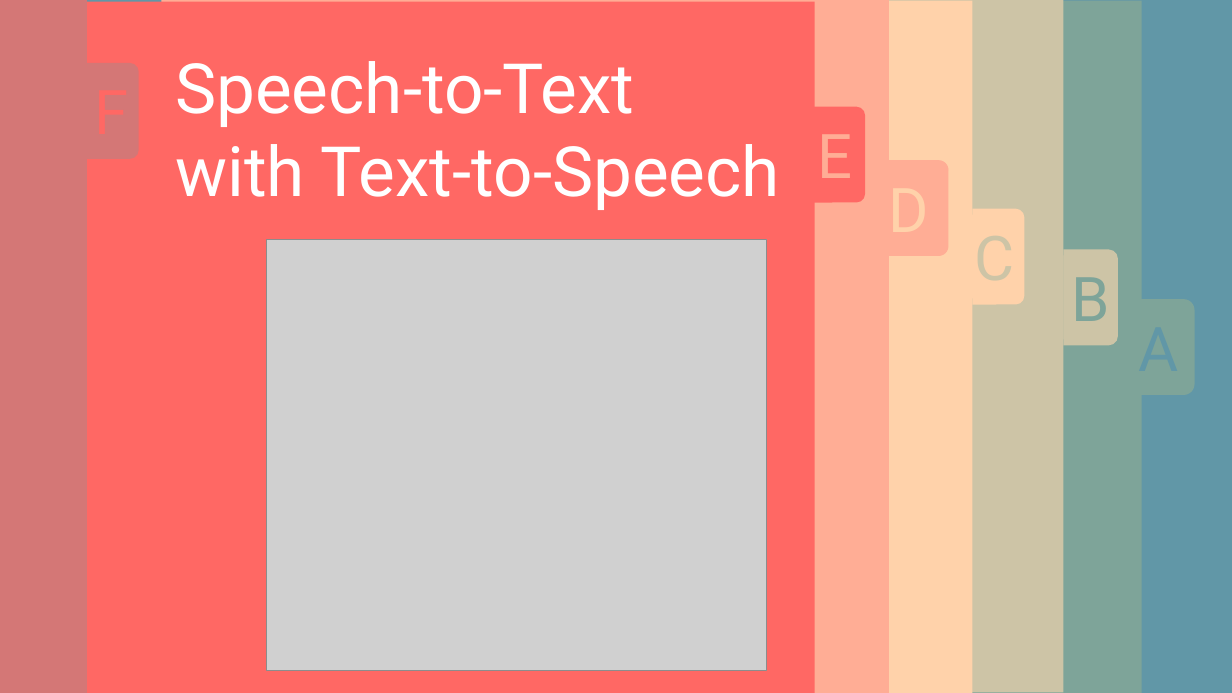
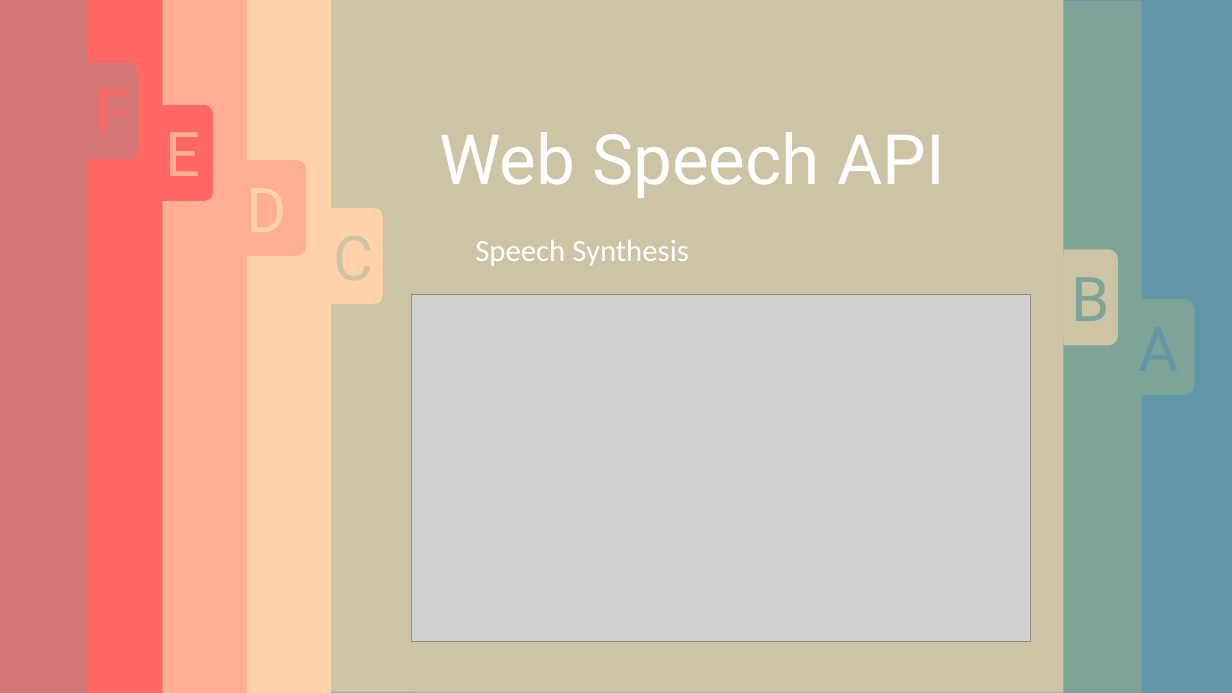
Before and after one commit to deden3791/L4Project, a slide deck: slide 10 of presentation/PresentationSlides.pptx (slide 21 before the commit). Drawn at 1232x693 pixels with LibreOffice and Linux fonts; fonts in the diff are those of the drawing; grey boxes stand for pictures. Boxes give left, top, right and bottom in pixels: in the first picture for what was removed or moved away, otherwise in the second. Text is boxed around its words. In the diff, an @@ line names an element or a change of style, - is before the commit and + after.

```diff
--- a/presentation/PresentationSlides.pptx
+++ b/presentation/PresentationSlides.pptx
@@ rectangle: place and size @@
-rectangle at bbox=[87, 2, 815, 693]
+rectangle at bbox=[0, 0, 163, 693]
@@ rectangle: place and size @@
-rectangle at bbox=[162, 0, 889, 693]
+rectangle at bbox=[0, 0, 247, 693]
@@ text removed at bbox=[175, 61, 780, 210] @@
-Speech-to-Text with Text-to-Speech
@@ text "E": place and size @@
-text "E" at bbox=[817, 134, 852, 178]
+text "E" at bbox=[165, 132, 200, 176]
@@ round same rect: place and size @@
-round same rect at bbox=[813, 106, 865, 202]
+round same rect at bbox=[161, 104, 213, 201]
@@ text added at bbox=[439, 132, 945, 198], 54 pt, text #FFFFFF @@
+Web Speech API
@@ 2 texts, 2 round same rects, 1 rectangle: place and size @@
-2 texts, 2 round same rects, 1 rectangle at bbox=[245, 1, 1025, 693]
+2 texts, 2 round same rects, 1 rectangle at bbox=[0, 0, 383, 693]
@@ picture removed at bbox=[267, 239, 767, 671] @@
@@ text added at bbox=[475, 240, 689, 266], 24 pt, text #FFFFFF @@
+Speech Synthesis
@@ picture added at bbox=[411, 295, 1031, 642] @@
```
Also in this commit, not shown: 19 other slides changed, 5 slides added, 4 slides removed, 4 other files.
